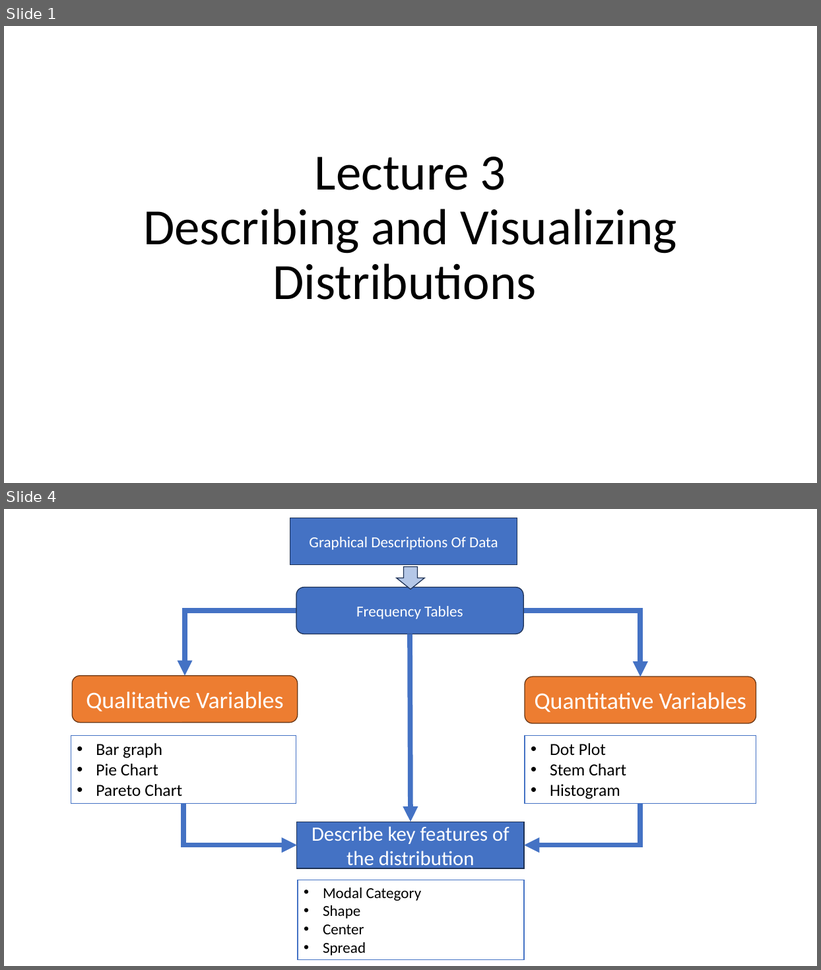
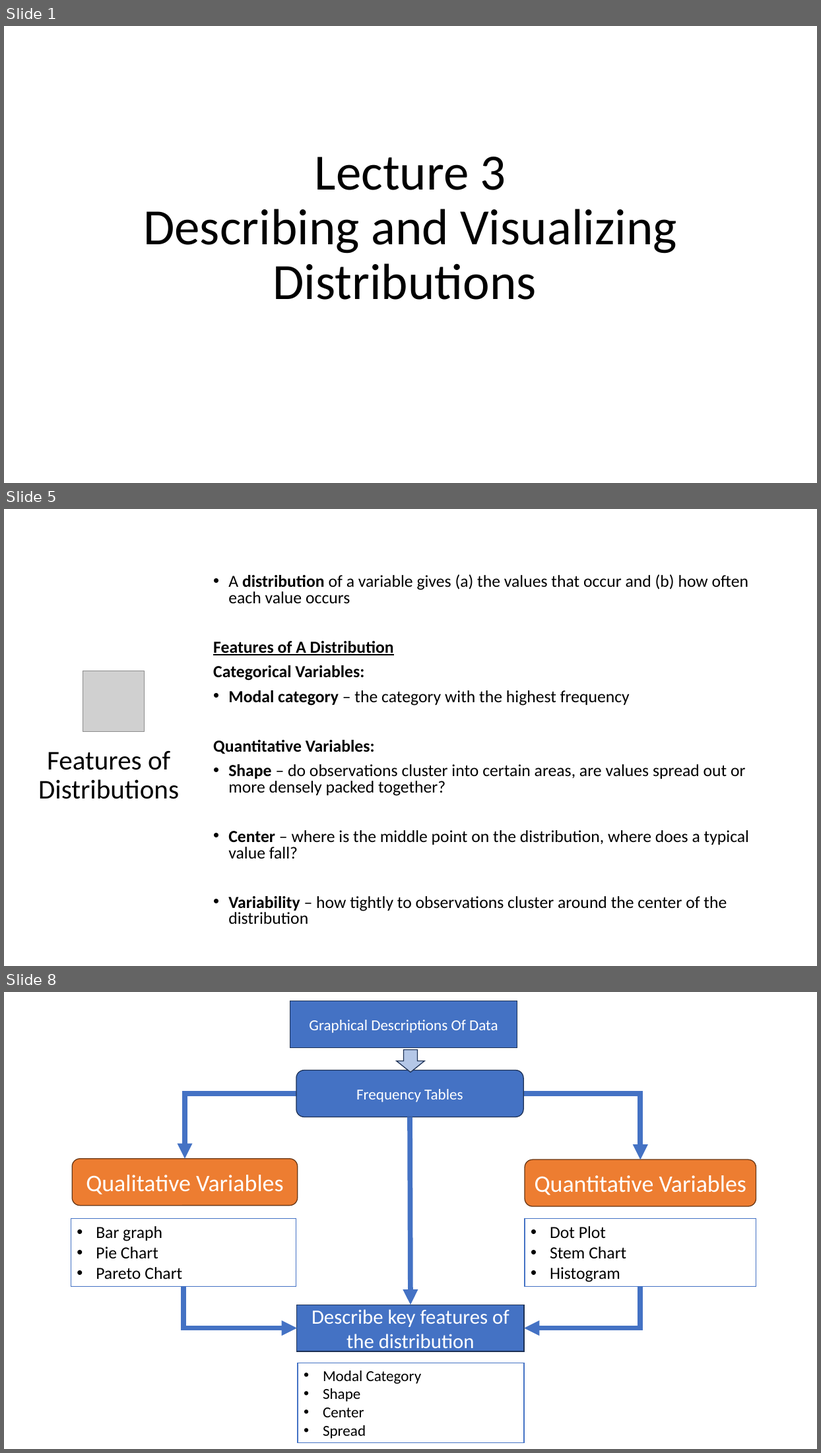
Before and after one commit to Jarred6068/Kvamme_UI_STAT251, a slide deck: docs/lecture_slides/Week 2/Week2_Lecture3_Slides_1_19_2024.pptx. Shown one above the other, each under a label of ours: slides 1 and 4 before the commit, slides 1, 5 and 8 after it; the slides between them are not shown. The pictures are 821x970 and 821x1453 pixels, drawn with LibreOffice and Linux fonts; fonts in the diff are those of the drawing; grey boxes stand for pictures. Boxes give left, top, right and bottom in pixels: in the first picture for what was removed or moved away, otherwise in the second. Text is boxed around its words. In the diff, an @@ line names an element or a change of style, - is before the commit and + after.

```diff
--- a/docs/lecture_slides/Week 2/Week2_Lecture3_Slides_1_19_2024.pptx
+++ b/docs/lecture_slides/Week 2/Week2_Lecture3_Slides_1_19_2024.pptx
@@ slide 5 added at box(4, 509, 817, 966), background #FFFFFF @@
@@ text added at box(213, 574, 749, 925), 20 pt, text #000000 @@
+• A distribution of a variable gives (a) the values that occur and (b) how often each value occurs
+Features of A Distribution
+Categorical Variables:
+• Modal category – the category with the highest frequency
+Quantitative Variables:
+• Shape – do observations cluster into certain areas, are values spread out or more densely packed together?
+• Center – where is the middle point on the distribution, where does a typical value fall?
+• Variability – how tightly to observations cluster around the center of the distribution
@@ picture added at box(83, 671, 145, 732) @@
@@ title added at box(38, 751, 179, 799), 32 pt, text #000000 @@
+Features of Distributions
@@ what was slide 4 is now slide 8 @@
```
Also in this commit, not shown: 1 slide changed, 6 other slides added, 1 slide removed, 56 other files.
